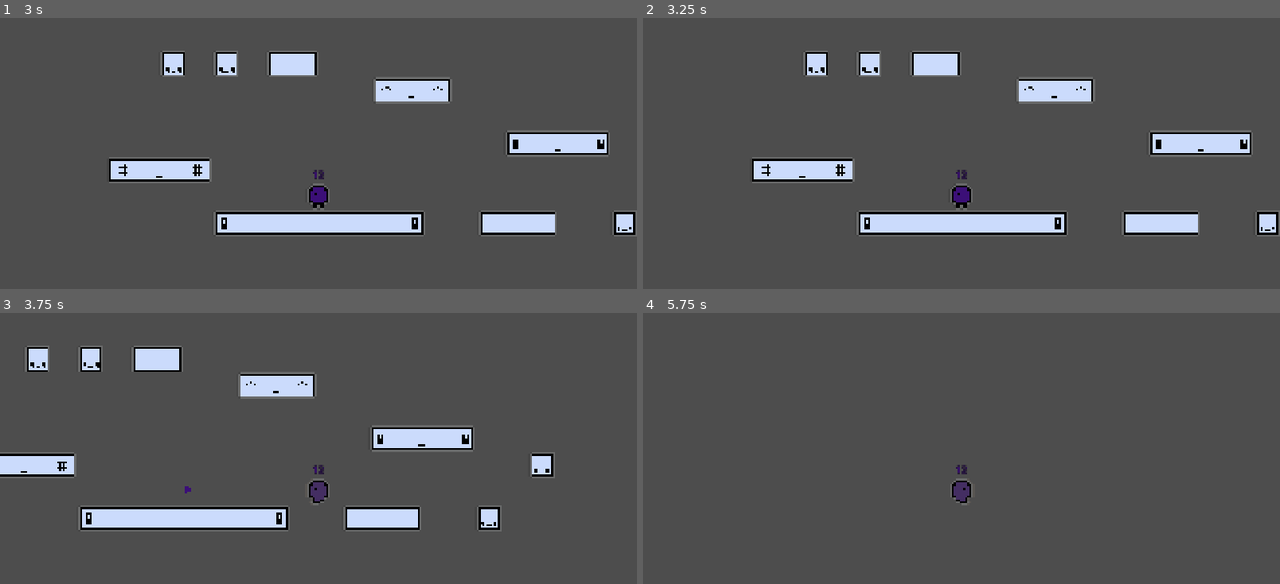
Above: before the commit, frames 1-4 (two rows, left to right).
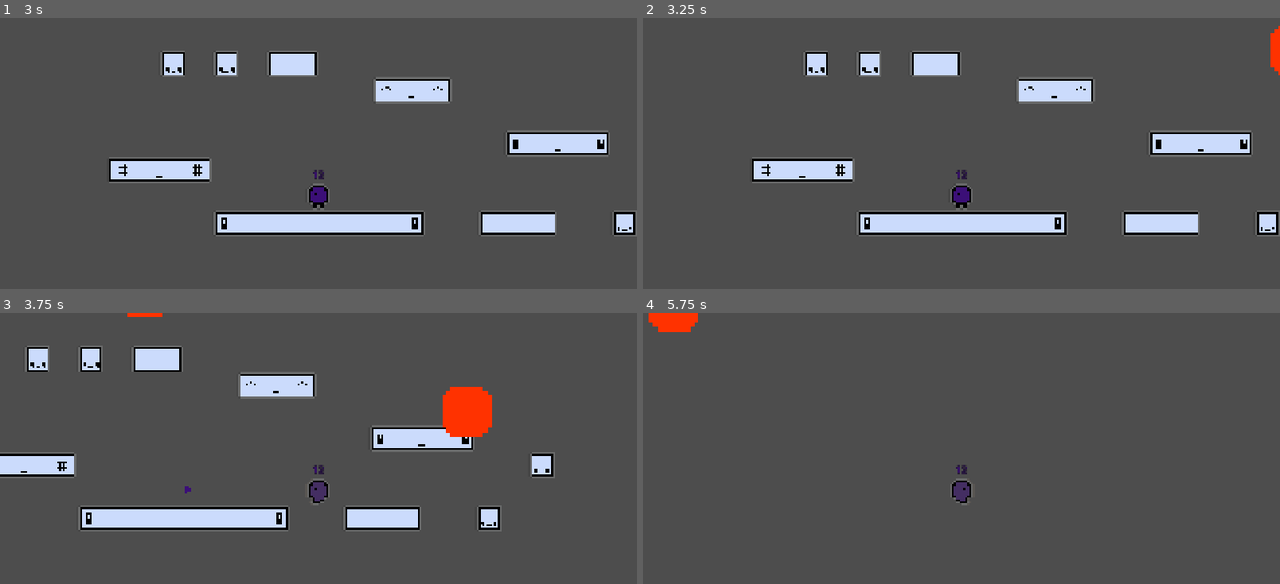
Above: after the commit, the same moments.

Repository: Mrneptune11/Unlimited-Games-Jam
Game: Godot game, scene res://Main/Lobby/Lobby.tscn
The game is run twice, just before and just after one commit, with the same random seed, the same clock (stepped at 60 frames per second) and the same inputs.
Inputs (mouse positions are in pixels of both pictures, inside the frame that each line leads up to):
- Up to frame 1 (3 s): click (337, 202) at 0.52 s; type "12" at 0.6 s; click "Host" at 1.25 s; click (318, 194) at 2.02 s; type "12" at 2.1 s; click "Submit" at 2.75 s
- Up to frame 2 (3.25 s): no input
- Up to frame 3 (3.75 s): hold D (move_right) from 3.53 s (still down); tap 0 at 3.6 s
- Up to frame 4 (5.75 s): tap Space (move_up) at 3.77, 4.52 s; tap 0 at 4.35, 5.1 s; tap Enter at 5 s; release D (move_right) at 5.03 s; hold A (move_left) from 5.03 s (still down)

Frame 1 is identical in both runs. In frame 2, 0.2% of the frame differs, in the area x 98-100%, y 2-22%; in frame 3, 1.4%, in the area x 20-78%, y 0-46%; in frame 4, 0.5%.

Commit message:
Created abstract Event script & scene, Fireball event WIP

Diff:
--- /dev/null
+++ b/Events/Event.tscn
@@ -0,0 +1,12 @@
+[gd_scene format=3 uid="uid://c028u871eg8tr"]
+
+[ext_resource type="Script" uid="uid://cgtwl7v1rwxdk" path="res://Events/event.gd" id="1_38rsa"]
+
+[node name="Event" type="Node2D" unique_id=1498200931]
+script = ExtResource("1_38rsa")
+
+[node name="EventTimer" type="Timer" parent="." unique_id=1032387440]
+unique_name_in_owner = true
+one_shot = true
+
+[connection signal="timeout" from="EventTimer" to="." method="_on_event_timer_timeout"]
--- /dev/null
+++ b/Events/Fireball/FireballEvent.tscn
@@ -0,0 +1,22 @@
+[gd_scene format=3 uid="uid://bhwdr3lxev2pm"]
+
+[ext_resource type="PackedScene" uid="uid://c028u871eg8tr" path="res://Events/Event.tscn" id="1_1ilno"]
+[ext_resource type="Script" uid="uid://0raw51n58vrp" path="res://Events/Fireball/fireball_event.gd" id="2_r2tl8"]
+[ext_resource type="PackedScene" uid="uid://i1yoloe0cl2a" path="res://Events/Fireball/FireballProjectile/fireball_projectile.tscn" id="3_0oknn"]
+
+[node name="FireballEvent" unique_id=1498200931 instance=ExtResource("1_1ilno")]
+script = ExtResource("2_r2tl8")
+fireball_projectile_scene = ExtResource("3_0oknn")
+sec_between_fireballs = 0.5
+fireball_offset = Vector2(150, -200)
+description = "o ma gawd fiyaballz"
+duration_sec = 10.0
+
+[node name="SpawnTimer" type="Timer" parent="." index="1" unique_id=1220344499]
+unique_name_in_owner = true
+
+[node name="FireballSpawner" type="MultiplayerSpawner" parent="." index="2" unique_id=572859354]
+_spawnable_scenes = PackedStringArray("uid://i1yoloe0cl2a")
+spawn_path = NodePath("..")
+
+[connection signal="timeout" from="SpawnTimer" to="." method="_on_spawn_timer_timeout"]
--- /dev/null
+++ b/Events/Fireball/FireballProjectile/fireball_projectile.gd
@@ -0,0 +1,21 @@
+extends Area2D
+class_name FireballProjectile
+
+## How many units the projectile moves every second.
+@export_range(0.0, 100.0, 0.1, "or_greater")
+var speed: float
+
+## The projectile moves toward this target position every frame.
+## This value is randomly set by the Fireball event.
+var target_position: Vector2
+
+func _physics_process(delta: float) -> void:
+	if (global_position == target_position):
+		queue_free()
+	else:
+		global_position = global_position.move_toward(target_position, speed * delta)
+
+func _on_body_entered(body: Node2D) -> void:
+	if (body is Player):
+		if (body.mode == Player.Mode.PLAY):
+			body.explode()
--- /dev/null
+++ b/Events/Fireball/FireballProjectile/fireball_projectile.tscn
@@ -0,0 +1,33 @@
+[gd_scene format=3 uid="uid://i1yoloe0cl2a"]
+
+[ext_resource type="Script" uid="uid://dftgyif060w77" path="res://Events/Fireball/FireballProjectile/fireball_projectile.gd" id="1_ikek5"]
+[ext_resource type="Texture2D" uid="uid://d2heawl5ty88q" path="res://Assets/sprites/white_square.png" id="2_hdgf6"]
+
+[sub_resource type="CircleShape2D" id="CircleShape2D_4xi1n"]
+radius = 15.0
+
+[sub_resource type="SceneReplicationConfig" id="SceneReplicationConfig_hdgf6"]
+properties/0/path = NodePath(".:position")
+properties/0/spawn = true
+properties/0/replication_mode = 1
+
+[node name="FireballProjectile" type="Area2D" unique_id=2032311072]
+monitorable = false
+script = ExtResource("1_ikek5")
+speed = 100.0
+
+[node name="Sprite2D" type="Sprite2D" parent="." unique_id=751189044]
+modulate = Color(1, 0.19607843, 0, 1)
+texture_filter = 1
+position = Vector2(0, -18)
+scale = Vector2(2.5, 2.5)
+texture = ExtResource("2_hdgf6")
+
+[node name="CollisionShape2D" type="CollisionShape2D" parent="." unique_id=1550808346]
+position = Vector2(0, -18)
+shape = SubResource("CircleShape2D_4xi1n")
+
+[node name="MultiplayerSynchronizer" type="MultiplayerSynchronizer" parent="." unique_id=1157916286]
+replication_config = SubResource("SceneReplicationConfig_hdgf6")
+
+[connection signal="body_entered" from="." to="." method="_on_body_entered"]
--- /dev/null
+++ b/Events/Fireball/fireball_event.gd
@@ -0,0 +1,40 @@
+extends Event
+class_name FireballEvent
+
+@export var fireball_projectile_scene: PackedScene
+
+## How long (in seconds) to wait before spawning another fireball.
+@export_range(0.0, 10.0, 0.1, "or_greater")
+var sec_between_fireballs: float = 0.5
+
+## The fireball's position offset from its target position.
+@export var fireball_offset: Vector2 = Vector2(150, -200.0)
+
+@onready var spawn_timer: Timer = %SpawnTimer
+
+func _ready() -> void:
+	super()
+
+	spawn_timer.start(sec_between_fireballs)
+
+@rpc("authority", "call_local", "reliable")
+func _spawn_fireball() -> void:
+	# Get a random tile position in the level.
+	# This will be the fireball's target position.
+	var lobby: Lobby = get_tree().current_scene as Lobby
+
+	var tilemap: TileMapLayer = lobby.level.get_node(^"TileMapLayer")
+	var tiles: Array[Vector2i] = tilemap.get_used_cells()
+
+	var target_position: Vector2 = tilemap.to_global(tilemap.map_to_local(tiles.pick_random()))
+
+	var projectile: FireballProjectile = fireball_projectile_scene.instantiate()
+
+	projectile.target_position = target_position
+	projectile.global_position = target_position + fireball_offset
+	add_child(projectile, true)
+
+	print("Spawned fireball")
+
+func _on_spawn_timer_timeout() -> void:
+	_spawn_fireball.rpc()
--- /dev/null
+++ b/Events/event.gd
@@ -0,0 +1,39 @@
+## A timed, usually hazardous event.
+## Extend this script with your specific event's functionality.
+extends Node2D
+class_name Event
+
+## Emits when the event begins.
+@warning_ignore("unused_signal")
+signal started()
+
+## Emits when this event fully finishes.
+@warning_ignore("unused_signal")
+signal finished()
+
+## The text to display at the start of the event.
+## This typically describes what will happen during the event.
+@export_multiline var description: String
+
+## The time (in seconds) that the event lasts for.
+@export_range(0.0, 120.0, 1.0, "or_greater") var duration_sec: float
+
+@onready var event_timer: Timer = %EventTimer
+
+## Start the event.
+## Sub-classed Events should append this function with their own logic.
+func _ready() -> void:
+	started.emit()
+
+	# TODO: Ask EventManager to display description.
+
+	event_timer.start(duration_sec)
+
+	print("Event started!")
+
+func _on_event_timer_timeout() -> void:
+	finished.emit()
+
+	print("Event finished!")
+
+	queue_free()
--- a/Main/Levels/Main.tscn
+++ b/Main/Levels/Main.tscn
@@ -2,6 +2,7 @@
 
 [ext_resource type="Script" uid="uid://df01en1boiqpy" path="res://Main/Levels/level.gd" id="1_i15iu"]
 [ext_resource type="Texture2D" uid="uid://msmaau3d3825" path="res://Assets/SpriteSheets/tile_sheet.png" id="2_01y7v"]
+[ext_resource type="PackedScene" uid="uid://bhwdr3lxev2pm" path="res://Events/Fireball/FireballEvent.tscn" id="3_i3w5c"]
 
 [sub_resource type="TileSetAtlasSource" id="TileSetAtlasSource_i3w5c"]
 texture = ExtResource("2_01y7v")
@@ -48,3 +49,5 @@
 texture_filter = 1
 tile_map_data = PackedByteArray("AAD8/wEAAAAAAAAAAAD9/wEAAAABAAEAAAD+/wEAAAABAAEAAAD//wEAAAABAAAAAAAAAAEAAAACAAAAAAABAA …(368 unchanged characters)…
 tile_set = SubResource("TileSet_g4v7s")
+
+[node name="FireballEvent" parent="." unique_id=1498200931 instance=ExtResource("3_i3w5c")]
Not shown, added: Events/Fireball/FireballProjectile/fireball_projectile.gd.uid
Not shown, added: Events/Fireball/fireball_event.gd.uid
Not shown, added: Events/event.gd.uid
